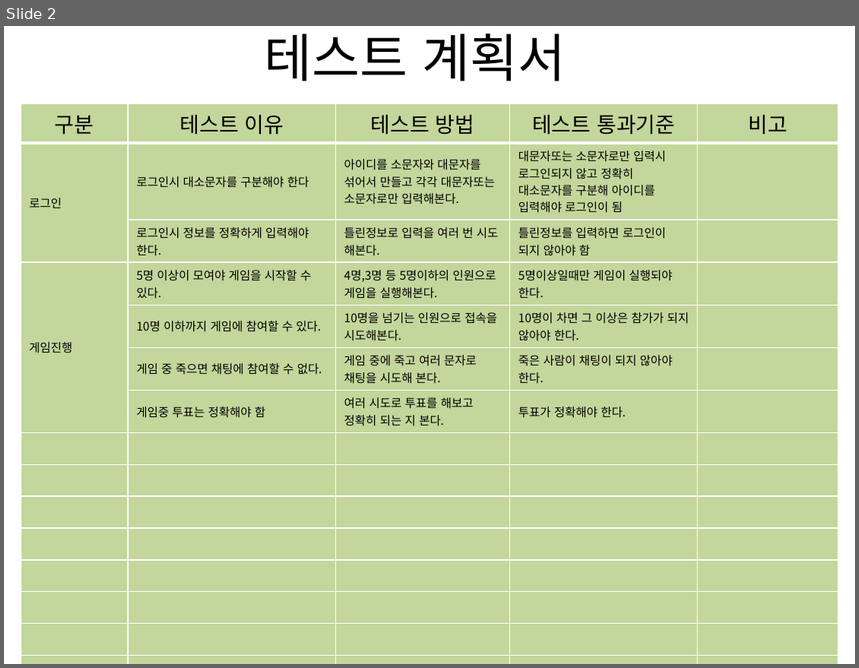
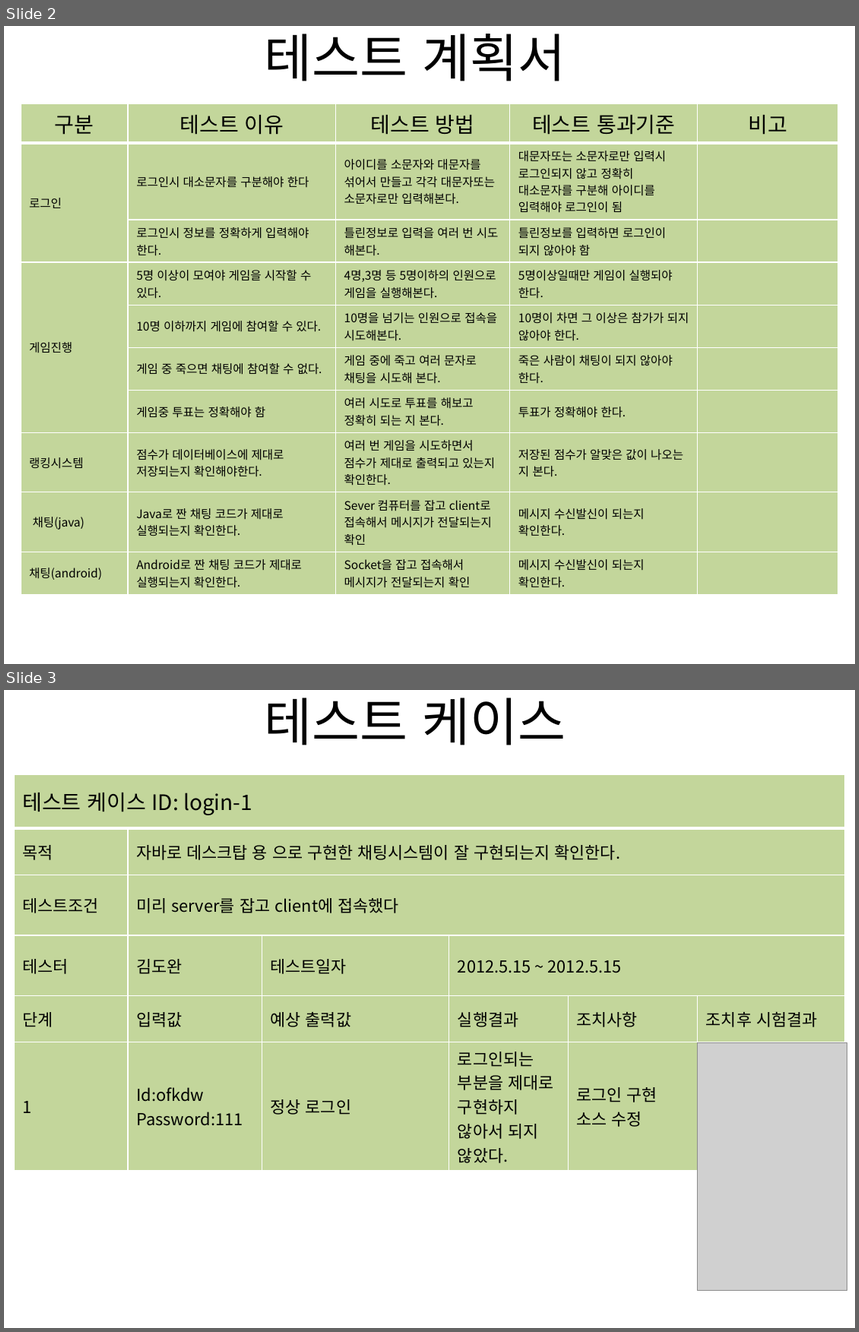
Before and after one commit to ofkdw/DreamWare, a slide deck: Document/테스트 계획서.pptx. Shown one above the other, each under a label of ours: slide 2 before the commit, slides 2 and 3 after it. The pictures are 859x668 and 859x1332 pixels, drawn with LibreOffice and Linux fonts; fonts in the diff are those of the drawing; grey boxes stand for pictures. Boxes give left, top, right and bottom in pixels: in the first picture for what was removed or moved away, otherwise in the second. Text is boxed around its words. In the diff, an @@ line names an element or a change of style, - is before the commit and + after.

```diff
--- a/Document/테스트 계획서.pptx
+++ b/Document/테스트 계획서.pptx
@@ slide 3 added at bbox=[4, 690, 855, 1328], background #FFFFFF @@
@@ title added at bbox=[264, 698, 566, 745], 44 pt, text #000000 @@
+테스트 케이스
@@ table added at bbox=[14, 774, 845, 1167], 6 rows, 6 columns @@
+테스트 케이스 ID: login-1 |  |  |  |  | 
+목적 | 자바로 데스크탑 용 으로 구현한 채팅시스템이 잘 구현되는지 확인한다. |  |  |  | 
+테스트조건 | 미리 server를 잡고 client에 접속했다 |  |  |  | 
+테스터 | 김도완 | 테스트일자 | 2012.5.15 ~ 2012.5.15 |  | 
+단계 | 입력값 | 예상 출력값 | 실행결과 | 조치사항 | 조치후 시험결과
+1 | Id:ofkdw / Password:111 | 정상 로그인 | 로그인되는 부분을 제대로 구현하지 않아서 되지 않았다. | 로그인 구현 소스 수정 | 
@@ picture added at bbox=[698, 1043, 847, 1290] @@
@@ slide 2 changed as well @@
@@ table at bbox=[21, 104, 838, 591] @@
-row 8:  |  |  |  | 
-row 9:  |  |  |  | 
-row 10:  |  |  |  | 
-row 11:  |  |  |  | 
-row 12:  |  |  |  | 
-row 13:  |  |  |  | 
-row 14:  |  |  |  | 
-row 15:  |  |  |  | 
-row 16:  |  |  |  | 
+row 8: 랭킹시스템 | 점수가 데이터베이스에 제대로 저장되는지 확인해야한다. | 여러 번 게임을 시도하면서 / 점수가 제대로 출력되고 있는지 확인한다. | 저장된 점수가 알맞은 값이 나오는 지 본다. | 
+row 9: 채팅(java) | Java로 짠 채팅 코드가 제대로 실행되는지 확인한다. | Sever 컴퓨터를 잡고 client로 접속해서 메시지가 전달되는지 확인 | 메시지 수신발신이 되는지 확인한다. | 
+row 10: 채팅(android) | Android로 짠 채팅 코드가 제대로 실행되는지 확인한다. | Socket을 잡고 접속해서 메시지가 전달되는지 확인 | 메시지 수신발신이 되는지 확인한다. | 
```
Also in this commit, not shown: 1 other slide changed, 3 other slides added, 2 slides removed, 2 other files.
